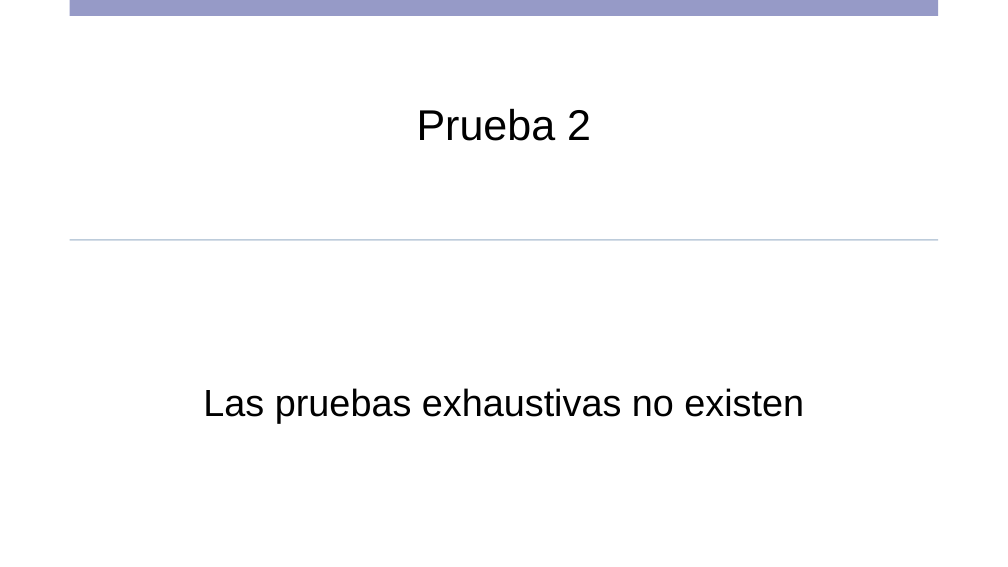
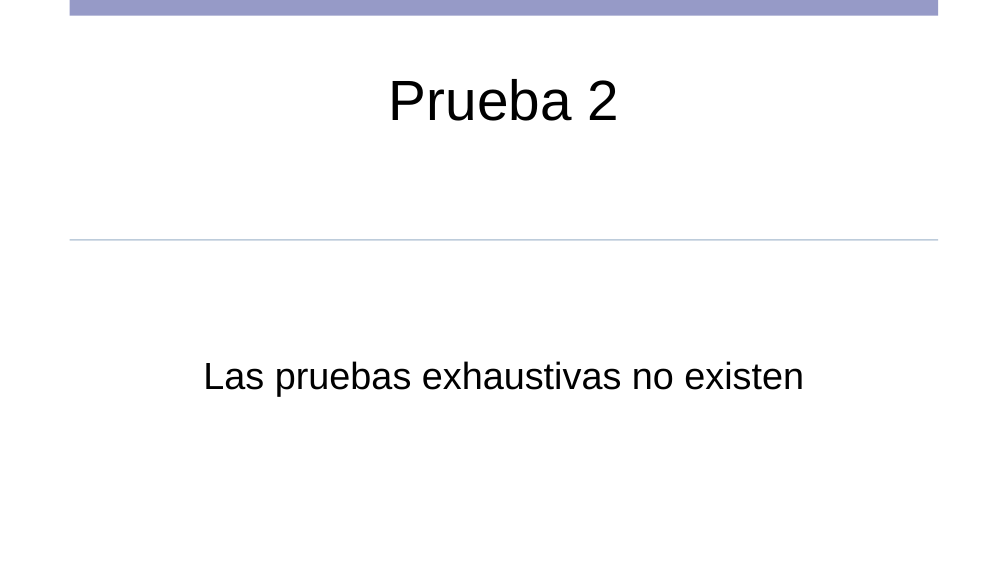
Before and after one commit to DAWEQUIPO5ENTORNOS/ProyectHtml, a slide deck: slide 3 of Equipo 5- STORY 1.pptx. Drawn at 1008x567 pixels with LibreOffice and Linux fonts; fonts in the diff are those of the drawing. Boxes give left, top, right and bottom in pixels: in the first picture for what was removed or moved away, otherwise in the second. Text is boxed around its words. In the diff, an @@ line names an element or a change of style, - is before the commit and + after.

```diff
--- a/Equipo 5- STORY 1.pptx
+++ b/Equipo 5- STORY 1.pptx
@@ text "Prueba 2" at [389,79,619,121]: size 41 to 54 pt @@
@@ text "Las pruebas exhaustivas no existen": place and size @@
-text "Las pruebas exhaustivas no existen" at [203,388,804,423]
+text "Las pruebas exhaustivas no existen" at [203,361,804,397]
```
Also in this commit, not shown: 5 other slides changed, 1 other file.
